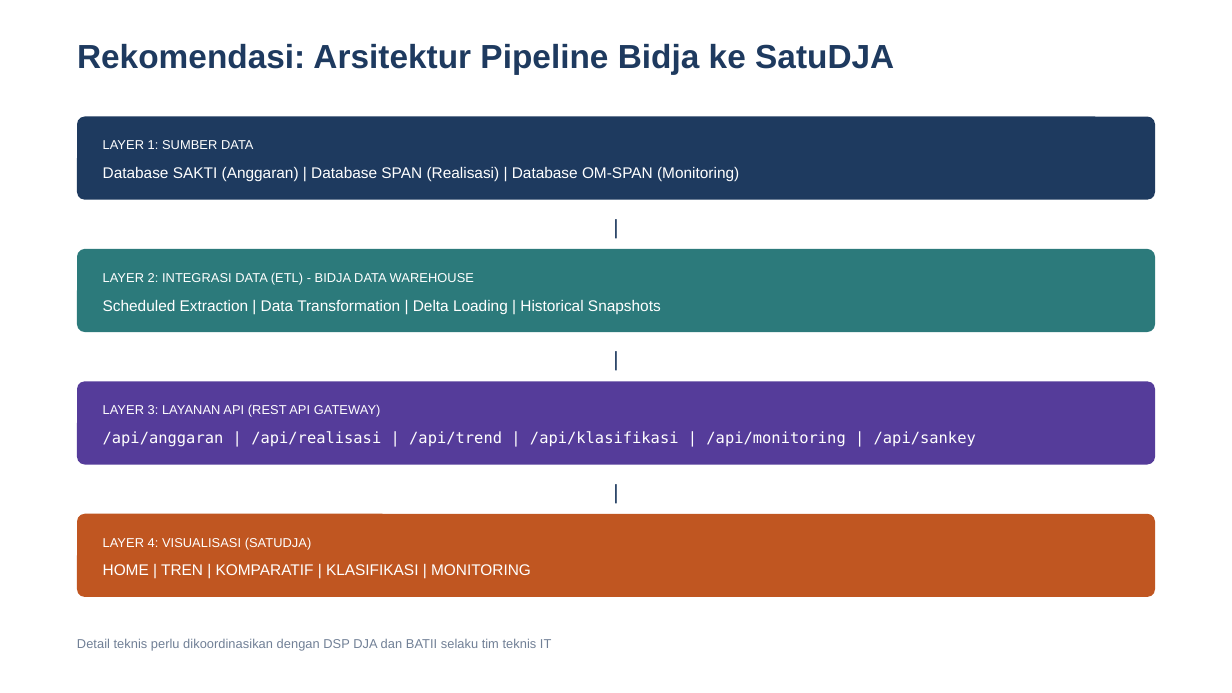
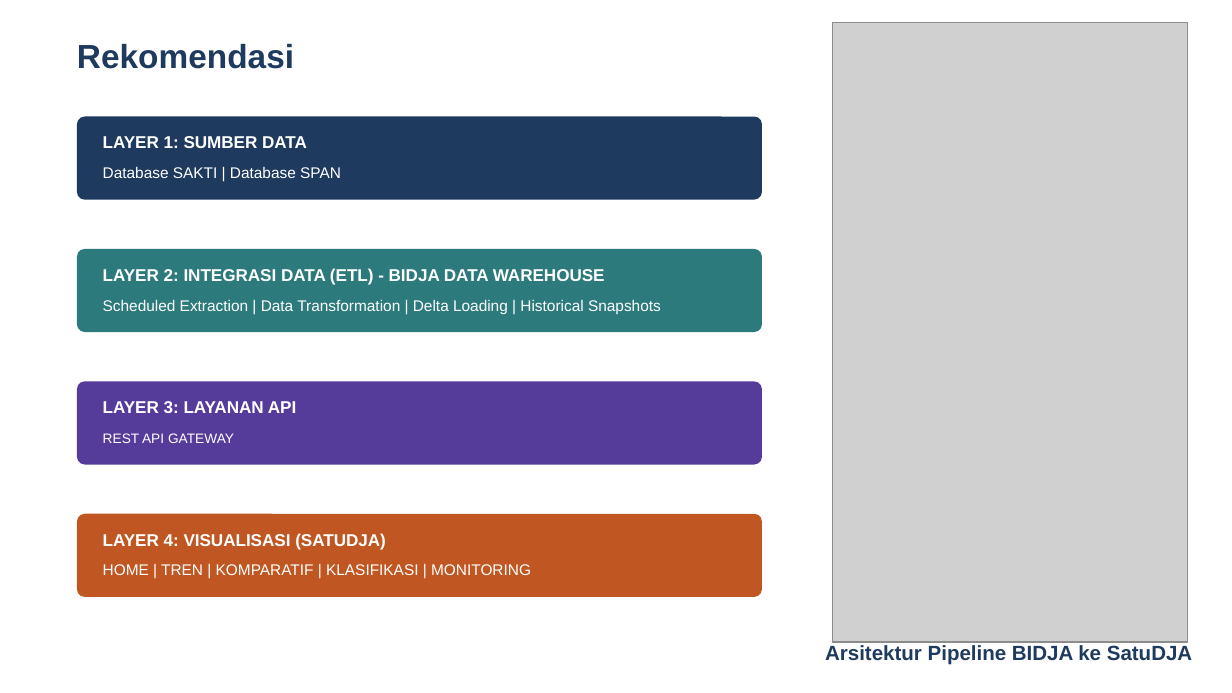
Before and after one commit to tubankum3/dashanggaran, a slide deck: slide 14 of Presentasi_Program Deliverables_Secondment pada Abid PMK DJA.pptx (slide 18 before the commit). Drawn at 1232x693 pixels with LibreOffice and Linux fonts; fonts in the diff are those of the drawing; grey boxes stand for pictures. Boxes give left, top, right and bottom in pixels: in the first picture for what was removed or moved away, otherwise in the second. Text is boxed around its words. In the diff, an @@ line names an element or a change of style, - is before the commit and + after.

```diff
--- a/Presentasi_Program Deliverables_Secondment pada Abid PMK DJA.pptx
+++ b/Presentasi_Program Deliverables_Secondment pada Abid PMK DJA.pptx
@@ picture added at (832, 22, 1188, 642) @@
@@ text at (77, 44, 294, 69): text changed @@
-Rekomendasi: Arsitektur Pipeline Bidja ke SatuDJA
+Rekomendasi
@@ rounded rectangle: place and size @@
-rounded rectangle at (76, 117, 1154, 200)
+rounded rectangle at (76, 117, 761, 200)
@@ text at (103, 167, 341, 178): text changed @@
-Database SAKTI (Anggaran) | Database SPAN (Realisasi) | Database OM-SPAN (Monitoring)
+Database SAKTI | Database SPAN
@@ text removed at (67, 209, 1167, 238) @@
-|
@@ rounded rectangle: place and size @@
-rounded rectangle at (76, 249, 1154, 331)
+rounded rectangle at (76, 249, 761, 331)
@@ text removed at (67, 342, 1167, 371) @@
-|
@@ rounded rectangle: place and size @@
-rounded rectangle at (76, 382, 1154, 464)
+rounded rectangle at (76, 382, 761, 464)
@@ text at (103, 401, 296, 413): text changed; size 7.5 to 10 pt; bold on @@
-LAYER 3: LAYANAN API (REST API GATEWAY)
+LAYER 3: LAYANAN API
@@ text at (103, 433, 234, 443): text changed; size 9 to 8 pt; font DejaVu Sans Mono to Arial @@
-/api/anggaran | /api/realisasi | /api/trend | /api/klasifikasi | /api/monitoring | /api/sankey
+REST API GATEWAY
@@ text removed at (67, 474, 1167, 503) @@
-|
@@ rounded rectangle: place and size @@
-rounded rectangle at (76, 514, 1154, 596)
+rounded rectangle at (76, 514, 761, 596)
@@ size 7.5 to 10 pt, bold on in 3 elements at (103, 136, 307, 148), (103, 268, 605, 285), (103, 533, 386, 550) @@
@@ text removed at (77, 638, 551, 651) @@
-Detail teknis perlu dikoordinasikan dengan DSP DJA dan BATII selaku tim teknis IT
@@ text added at (825, 645, 1192, 664), 12 pt, text #1E3A5F, bold @@
+Arsitektur Pipeline BIDJA ke SatuDJA
```
Also in this commit, not shown: 12 other slides changed, 4 slides removed, 2 other files.
